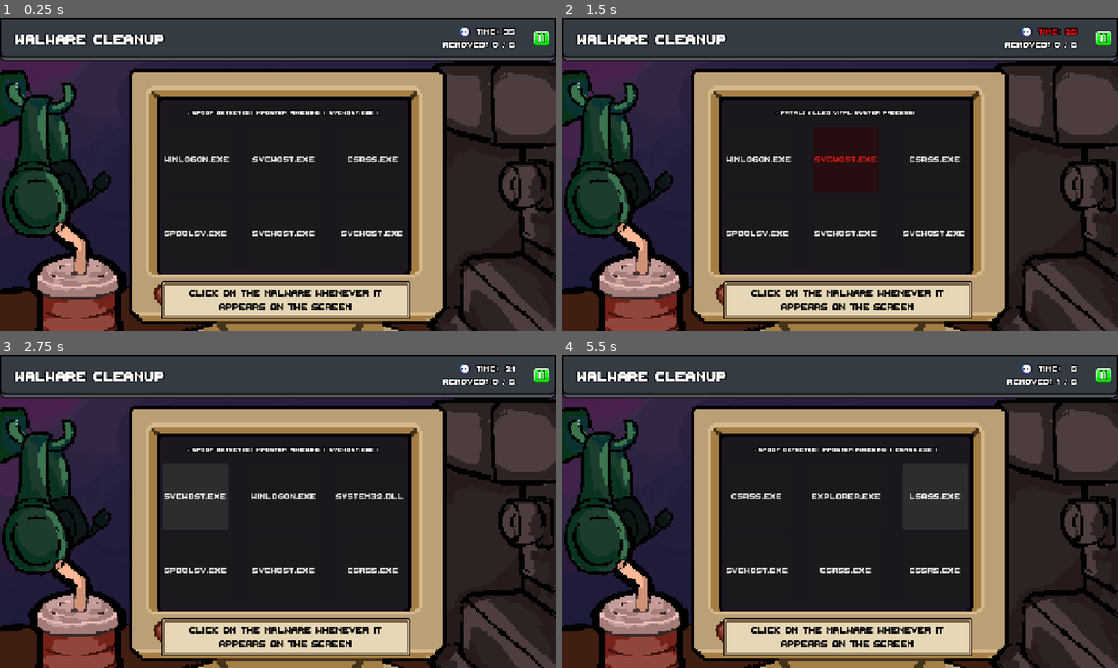
Above: before the commit, frames 1-4 (two rows, left to right).
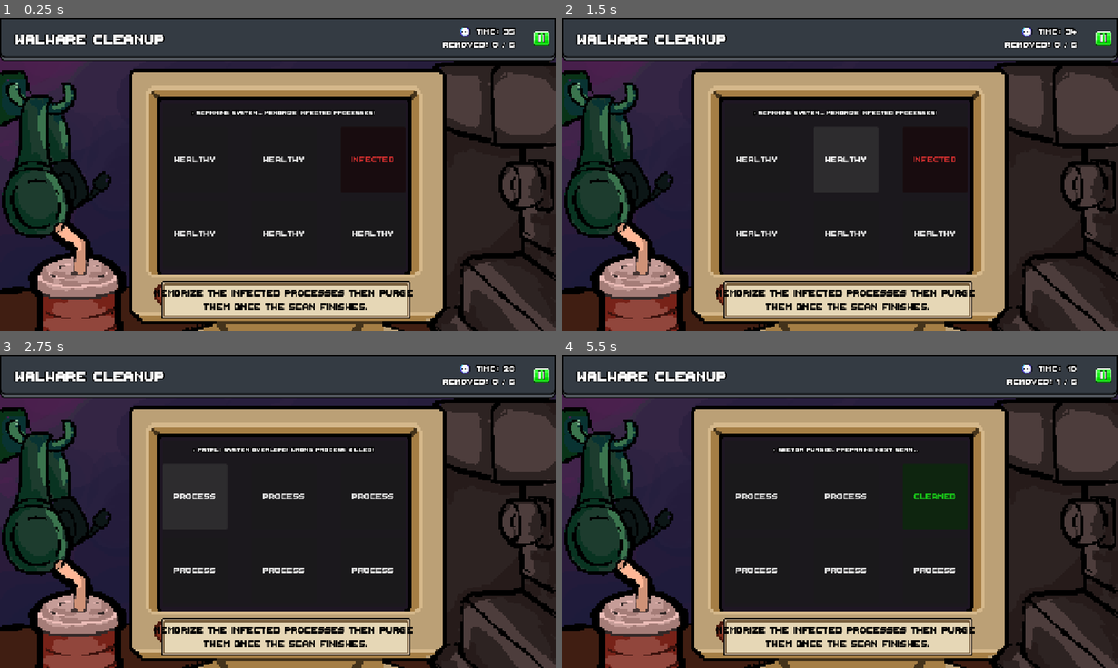
Above: after the commit, the same moments.

Repository: vinnyy-ph/gvd-project-overclocked
Game: Godot game, scene res://minigames/malware/malware_minigame.tscn
Same seed, same stepped clock (60 frames per second), same inputs: the game is played once before the commit and once after it. This scene is started directly instead of the project's main scene. Sound files missing from this copy of the repository are replaced by a short silence.
Inputs:
- Up to frame 1 (0.25 s): no input
- Up to frame 2 (1.5 s): click "winlogon.exe" (after the commit: "HEALTHY") at 0.5 s; click "svchost.exe" (after the commit: "HEALTHY") at 1.25 s
- Up to frame 3 (2.75 s): click "winlogon.exe" (after the commit: "PROCESS") at 2 s
- Up to frame 4 (5.5 s): click "svch0st.exe" (after the commit: "PROCESS") at 2.75 s; click "csrss.exe" (after the commit: "PROCESS") at 3.5 s; click "explorer.exe" (after the commit: "PROCESS") at 4.25 s; click "lsass.exe" (after the commit: "PROCESS") at 5 s

The runs differ from the first frame. In frame 1, 2.3% of the frame differs, in the area x 27-75%, y 29-94%; in frame 2, 4.8%, in the area x 27-93%, y 3-94%; in frame 3, 2.3%; in frame 4, 4.6%.

Commit message:
Refactor malware minigame to wave-based memory game
Replace the previous shuffle/spoof mechanic with a two-phase (MEMORIZING/PLAYING) wave system. Introduces waves, per-wave virus counts, and a memorization timer that speeds up each wave; removes the old process list and shuffle timer. Selection logic now checks indexed infected buttons, gives visual/audio feedback, increases penalties (time -5s) on wrong picks, and advances waves until win. Also updates UI instruction text and the scene's script resource UID in the .tscn.

Diff:
--- a/minigames/malware/malware_minigame.gd
+++ b/minigames/malware/malware_minigame.gd
@@ -18,25 +18,16 @@
 var correct_clicks: int = 0
 var game_active: bool = true
 
-# --- DYNAMIC SHUFFLE TIMER ---
-var shuffle_timer: Timer
-
-# --- SPOOFING DATA ---
-var active_button_index: int = -1
-var current_fake: String = ""
-var current_real: String = ""
-
-# The ultimate IT test: Find the hidden typos
-var processes = [
-	{"real": "svchost.exe", "fake": "svch0st.exe"},
-	{"real": "explorer.exe", "fake": "expl0rer.exe"},
-	{"real": "winlogon.exe", "fake": "winIogon.exe"}, # Capital 'i' instead of 'l'
-	{"real": "lsass.exe", "fake": "lsas.exe"},
-	{"real": "spoolsv.exe", "fake": "spoolvs.exe"},
-	{"real": "csrss.exe", "fake": "cssrs.exe"},
-	{"real": "taskmgr.exe", "fake": "taskmgr32.exe"},
-	{"real": "system32.dll", "fake": "system33.dll"}
-]
+enum State { MEMORIZING, PLAYING }
+var current_state: State = State.MEMORIZING
+
+var malware_indices: Array = []
+var found_this_round: int = 0
+var total_waves: int = 3
+var current_wave: int = 1
+var viruses_per_wave: Array = [1, 2, 3] # Total 6 across 3 waves
+
+var memorization_timer: Timer
 
 func _ready():
 	AudioManager.play_bgm("minigame")
@@ -50,12 +41,11 @@
 		game_timer.timeout.connect(_on_game_timer_timeout)
 	game_timer.start()
 
-	# 2. Setup the "PID Hopping" Shuffle Timer dynamically
-	shuffle_timer = Timer.new()
-	shuffle_timer.wait_time = 2.5 # The board scrambles every 2.5 seconds!
-	shuffle_timer.one_shot = false
-	shuffle_timer.timeout.connect(shuffle_board)
-	add_child(shuffle_timer)
+	# 2. Setup Memorization Timer
+	memorization_timer = Timer.new()
+	memorization_timer.one_shot = true
+	memorization_timer.timeout.connect(start_selection_phase)
+	add_child(memorization_timer)
 
 	# 3. Connect Buttons
 	for i in range(virus_buttons.size()):
@@ -65,8 +55,7 @@
 	update_timer()
 	update_progress()
 
-	# Start the chaos
-	generate_new_wave()
+	start_memorization_phase()
 
 func update_timer():
 	timer_label.text = "TIME: " + str(time_left)
@@ -74,86 +63,92 @@
 func update_progress():
 	progress_label.text = "REMOVED: " + str(correct_clicks) + " / 6"
 
-
-# --- WAVE GENERATION & SHUFFLING ---
-
-func generate_new_wave():
-	# Pick a random process to be our target for this wave
-	processes.shuffle()
-	var target_process = processes[0]
-	current_real = target_process["real"]
-	current_fake = target_process["fake"]
-
-	status_label.text = "> SPOOF DETECTED: Imposter mimicking [ " + current_real + " ]"
-
-	# Immediately shuffle the board and start the hop timer
-	shuffle_board()
-	shuffle_timer.start()
-
-func shuffle_board():
+# --- GAME PHASES ---
+
+func start_memorization_phase():
 	if not game_active: return
 
-	# Reset button colors (make them all white so the malware blends in perfectly)
+	current_state = State.MEMORIZING
+	found_this_round = 0
+	malware_indices.clear()
+
+	# Update Instructions
+	status_label.text = "> SCANNING SYSTEM... MEMORIZE INFECTED PROCESSES!"
+
+	# Pick random processes to infect
+	var all_indices = [0, 1, 2, 3, 4, 5]
+	all_indices.shuffle()
+
+	var count = viruses_per_wave[current_wave - 1]
+	for i in range(count):
+		var idx = all_indices.pop_back()
+		malware_indices.append(idx)
+
+		# Show visual "Infection"
+		virus_buttons[idx].modulate = Color(0.9, 0.2, 0.2, 1) # Red
+		virus_buttons[idx].text = "INFECTED"
+
+	# Set non-malware buttons to normal
+	for i in range(virus_buttons.size()):
+		if not malware_indices.has(i):
+			virus_buttons[i].modulate = Color(1, 1, 1, 1)
+			virus_buttons[i].text = "HEALTHY"
+
+	# Start timer for player to memorize
+	memorization_timer.start(2.0 - (current_wave * 0.2)) # Gets faster each wave
+
+func start_selection_phase():
+	if not game_active: return
+
+	current_state = State.PLAYING
+	status_label.text = "> SCAN COMPLETE. PURGE THE MALWARE!"
+
+	# Hide the infection labels/colors
 	for btn in virus_buttons:
 		btn.modulate = Color(1, 1, 1, 1)
-
-	# Pick which buttons get what
-	var button_indices = [0, 1, 2, 3, 4, 5]
-	button_indices.shuffle()
-
-	# 1 button gets the FAKE (The target you must click)
-	active_button_index = button_indices.pop_back()
-	virus_buttons[active_button_index].text = current_fake
-
-	# 1 button gets the EXACT REAL process (To trick the player)
-	var real_index = button_indices.pop_back()
-	virus_buttons[real_index].text = current_real
-
-	# The remaining 4 buttons get random real processes as background noise
-	for idx in button_indices:
-		var random_process = processes[randi() % processes.size()]["real"]
-		virus_buttons[idx].text = random_process
-
+		btn.text = "PROCESS"
 
 # --- INTERACTION LOGIC ---
 
 func handle_button_press(index: int):
-	if not game_active: return
-
-	if index == active_button_index:
+	if not game_active or current_state != State.PLAYING: return
+
+	if malware_indices.has(index):
 		# SUCCESS!
-		shuffle_timer.stop() # Pause the shuffling
+		malware_indices.erase(index)
 		correct_clicks += 1
+		found_this_round += 1
 		update_progress()
 
-		# Flash green
-		virus_buttons[index].modulate = Color(0.1, 0.8, 0.1, 1)
-		status_label.text = "> PROCESS TERMINATED."
-
-		await get_tree().create_timer(0.4).timeout
-
-		if correct_clicks >= 6:
-			win_game()
-		else:
-			generate_new_wave()
-
+		# Feedback
+		virus_buttons[index].modulate = Color(0.1, 0.8, 0.1, 1) # Green
+		virus_buttons[index].text = "CLEANED"
+		AudioManager.play_sfx("click")
+
+		# Check if wave finished
+		if malware_indices.is_empty():
+			current_wave += 1
+			if correct_clicks >= 6:
+				win_game()
+			else:
+				status_label.text = "> SECTOR PURGED. PREPARING NEXT SCAN..."
+				await get_tree().create_timer(1.0).timeout
+				start_memorization_phase()
 	else:
-		# PENALTY: They killed a real system process!
-		status_label.text = "> FATAL: KILLED VITAL SYSTEM PROCESS!"
-
-		time_left -= 4 # Harsh 4-second penalty for guessing blindly
+		# PENALTY: Wrong guess!
+		status_label.text = "> FATAL: SYSTEM OVERLOAD! WRONG PROCESS KILLED!"
+
+		time_left -= 5
 		if time_left < 0: time_left = 0
 		update_timer()
 
-		# Visual feedback for damage
+		# Visual feedback
 		timer_label.modulate = Color(1, 0, 0, 1)
 		virus_buttons[index].modulate = Color(0.8, 0.1, 0.1, 1)
 
 		await get_tree().create_timer(0.4).timeout
-
 		timer_label.modulate = Color(1, 1, 1, 1)
 		virus_buttons[index].modulate = Color(1, 1, 1, 1)
-		status_label.text = "> SPOOF DETECTED: Imposter mimicking [ " + current_real + " ]"
 
 		if time_left <= 0:
 			fail_game()
@@ -174,7 +169,6 @@
 func win_game():
 	game_active = false
 	game_timer.stop()
-	shuffle_timer.stop()
 	status_label.text = "> SYSTEM SECURE. MALWARE ERADICATED."
 	AudioManager.play_sfx("coin")
 
@@ -192,7 +186,6 @@
 func fail_game():
 	game_active = false
 	game_timer.stop()
-	shuffle_timer.stop()
 	status_label.text = "> SYSTEM INFECTED. KERNEL PANIC."
 
 	for btn in virus_buttons:
--- a/minigames/malware/malware_minigame.tscn
+++ b/minigames/malware/malware_minigame.tscn
@@ -145,8 +145,8 @@
 theme_override_colors/font_color = Color(0, 0, 0, 1)
 theme_override_fonts/font = ExtResource("3_xeiji")
 theme_override_font_sizes/font_size = 31
-text = "Click on the malware whenever it
-appears on the screen"
+text = "Memorize the infected processes then purge
+them once the scan finishes."
 horizontal_alignment = 1
 vertical_alignment = 1
 
Not shown: 1 places in minigames/malware/malware_minigame.tscn that only renumber resources
